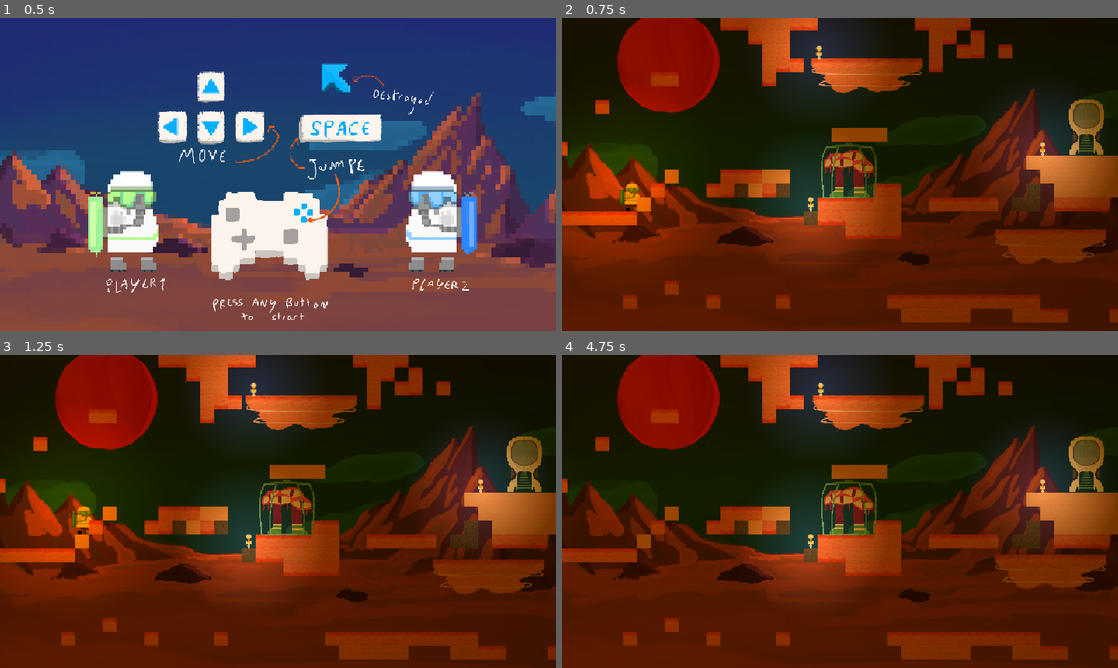
Above: before the commit, frames 1-4 (two rows, left to right).
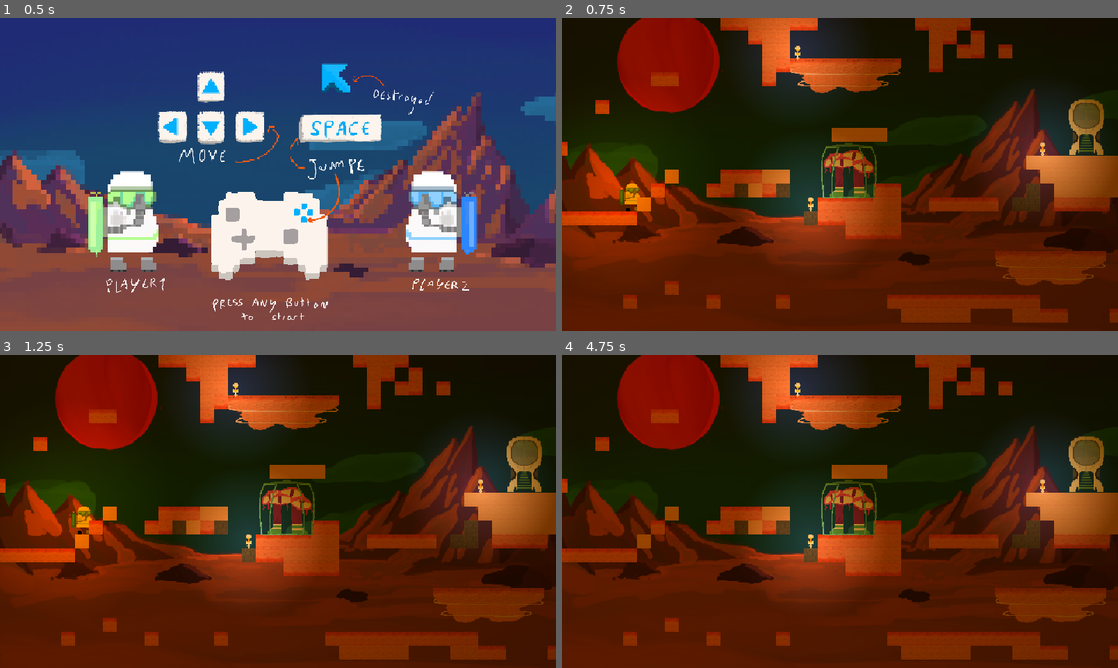
Above: after the commit, the same moments.

Repository: LeResteDuMonde/GameJamPSU
Game: Godot game, scene res://scene/Main.tscn
Same seed, same stepped clock (60 frames per second), same inputs: the game is played once before the commit and once after it.
Inputs (mouse positions are in pixels of both pictures, inside the frame that each line leads up to):
- Up to frame 1 (0.5 s): no input
- Up to frame 2 (0.75 s): tap Enter at 0.5 s; move the mouse to (962, 158) at 0.52 s; press the mouse at (962, 158) at 0.53 s; hold D (right) from 0.53 s (still down)
- Up to frame 3 (1.25 s): keep holding D (right); tap Space (jump) at 0.77 s
- Up to frame 4 (4.75 s): move the mouse to (728, 527) at 1.27 s; release the mouse at (728, 527) at 1.28 s; click (728, 527) at 1.35 s; tap Space (jump) at 1.52, 3.02, 3.77, 4.52 s; move the mouse to (895, 442) at 2.02 s; release D (right) at 2.03 s; press the mouse at (895, 442) at 2.03 s; hold A (left) 2.03-2.78 s; move the mouse to (812, 574) at 2.77 s; release the mouse at (812, 574) at 2.78 s; hold D (right) 2.78-4.28 s; click (812, 574) at 2.85 s; move the mouse to (1006, 558) at 3.52 s; press the mouse at (1006, 558) at 3.53 s; move the mouse to (673, 464) at 4.27 s; release the mouse at (673, 464) at 4.28 s; hold A (left) from 4.28 s (still down); click (673, 464) at 4.35 s

Frame 1 is identical in both runs. In frame 2, 5.2% of the frame differs, in the area x 32-98%, y 0-86%; in frame 3, 5.1%; in frame 4, 6.3%.

Commit message:
cruched by moving walls

Diff:
--- a/script/movingPlatform.gd
+++ b/script/movingPlatform.gd
@@ -11,7 +11,7 @@
 	zero = global_position;
 func _physics_process(delta):
 	# var velocity = get_velocity()
-	var move = Vector2(cos(angle)* direction * speed * amplitude,sin(angle)*direction * speed * amplitude)
+	var move = Vector2(cos(angle)* direction * speed * amplitude * delta / 0.016,sin(angle)*direction * speed * amplitude * delta / 0.016)
 	var deltax = cos(angle)*(global_position.x - zero.x) +  sin(angle)*(global_position.y - zero.y)
 	#print_debug(move,deltax)
 	if deltax > amplitude:
@@ -19,17 +19,36 @@
 	if deltax < -amplitude:
 		direction = 1
 
-	var collision = move_and_collide(move)
-	if collision:
-		var collider = collision.get_collider()
+	var collision = move_and_collide(move,true)
+	var collider
+	if collision :
+		collider = collision.get_collider()
 		var collName = collider.name
 		if collName == "StarShip":
 			pass
 		elif collName == "Player":
-			collider.move_and_collide(move)
-			move_and_collide(move)
+			var norm = collision.get_normal()
+			#print_debug(move.length())
+			var collision2 = collider.move_and_collide(move.dot(norm)*norm,true)
+			#print_debug(move.dot(norm)*norm)
+			#print_debug(collision.get_normal().dot(move))
+			if collision2:              #and abs(collision.get_normal().dot(norm))>0.08:
+				print_debug(collision2.get_collider().name)
+				GameManager.killPlayer()
+			#else:
+
+			#print(collider.velocity)
+			collider.velocity = collider.velocity-collider.velocity.dot(norm)*norm
+			#print(collider.velocity)
+			#print(2*move.dot(norm)*norm)
+			collision2 = collider.move_and_collide(move.dot(norm)*norm,false)
+			add_collision_exception_with(collider)
 		else:
 			direction = -direction
+
+	#print(move_and_collide(move))
+	if collision :
+		remove_collision_exception_with(collider)
 
 
 func highlight(g):
